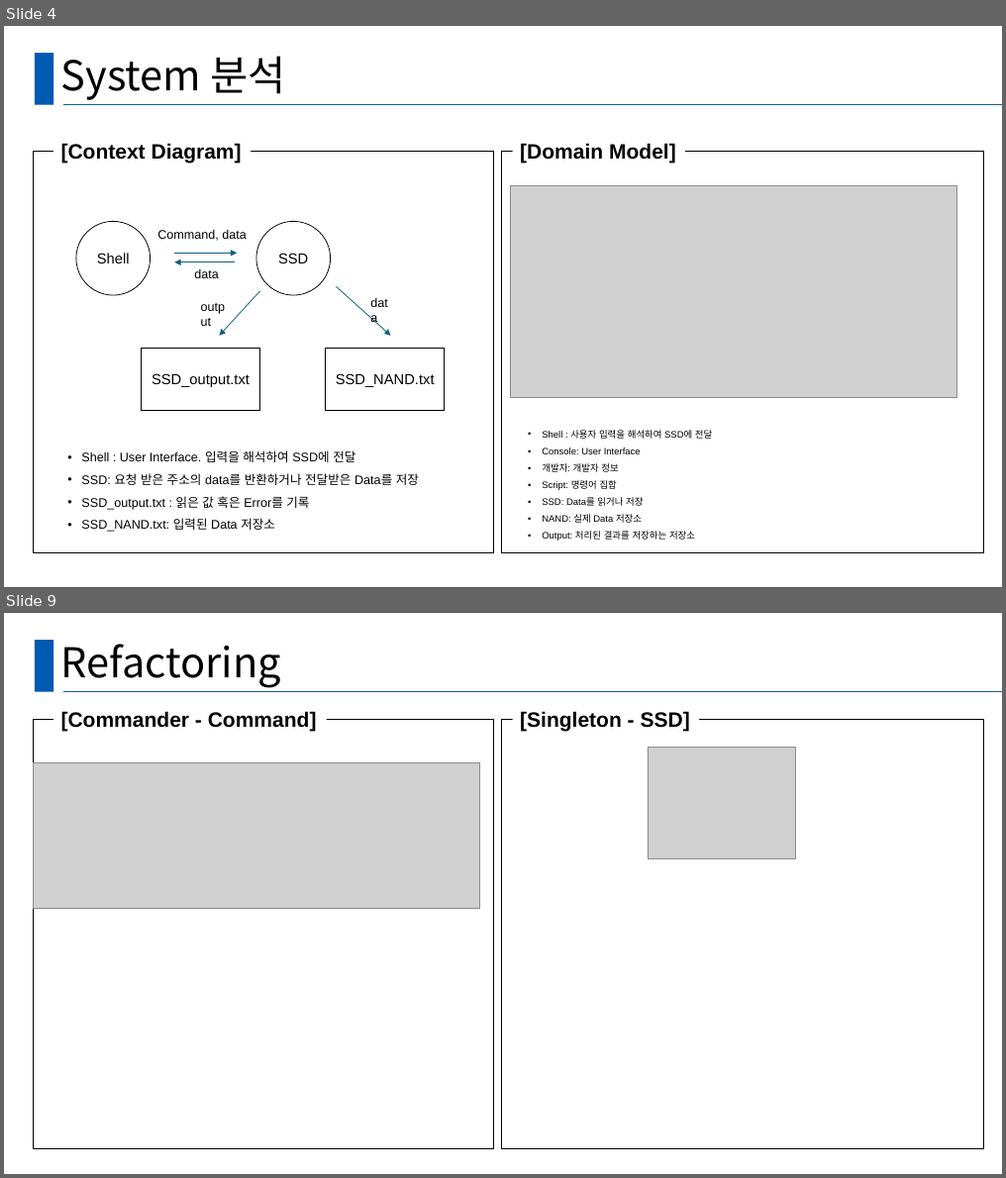
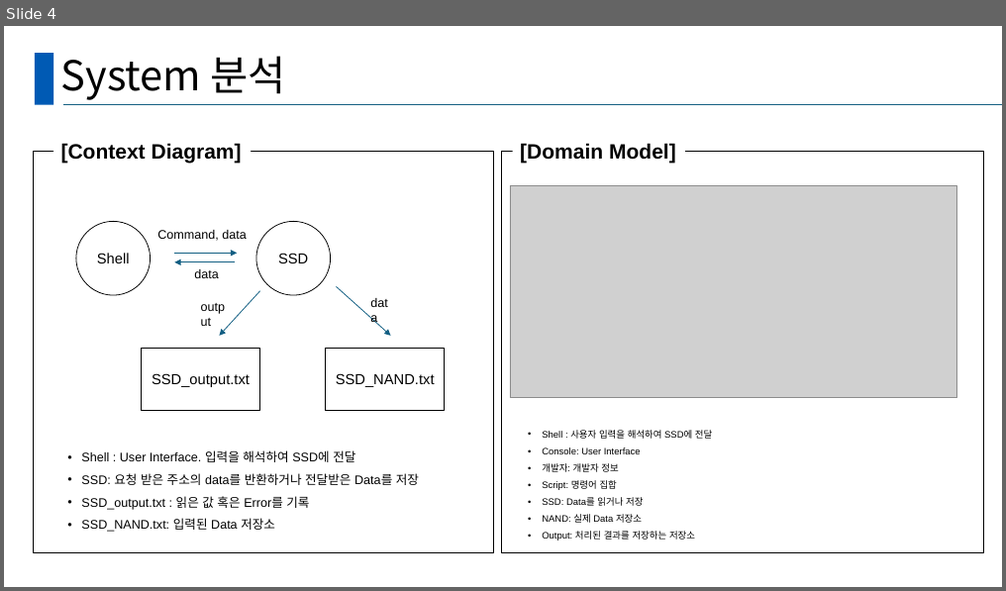
Before and after one commit to Hyominii/ssd, a slide deck: SSD_B_BestReviewer.pptx. Shown one above the other, each under a label of ours: slides 4 and 9 before the commit, slide 4 after it; the slides between them are not shown. The pictures are 1006x1178 and 1006x591 pixels, drawn with LibreOffice and Linux fonts; fonts in the diff are those of the drawing; grey boxes stand for pictures. Boxes give left, top, right and bottom in pixels: in the first picture for what was removed or moved away, otherwise in the second. Text is boxed around its words. In the diff, an @@ line names an element or a change of style, - is before the commit and + after.

```diff
--- a/SSD_B_BestReviewer.pptx
+++ b/SSD_B_BestReviewer.pptx
@@ slide 9 removed at [4,613,1002,1174], background #FFFFFF; not listed: 2 template elements that a slide beside it also shows @@
@@ title removed at [61,644,281,688] @@
-Refactoring
@@ rectangle removed at [33,719,494,1149] @@
@@ text removed at [61,711,317,732] @@
-[Commander - Command]
@@ rectangle removed at [502,719,984,1149] @@
@@ text removed at [520,711,690,732] @@
-[Singleton - SSD]
@@ picture removed at [648,747,796,859] @@
@@ picture removed at [33,763,480,909] @@
```
Also in this commit, not shown: 4 slides changed, 8 slides added, 3 other slides removed.
